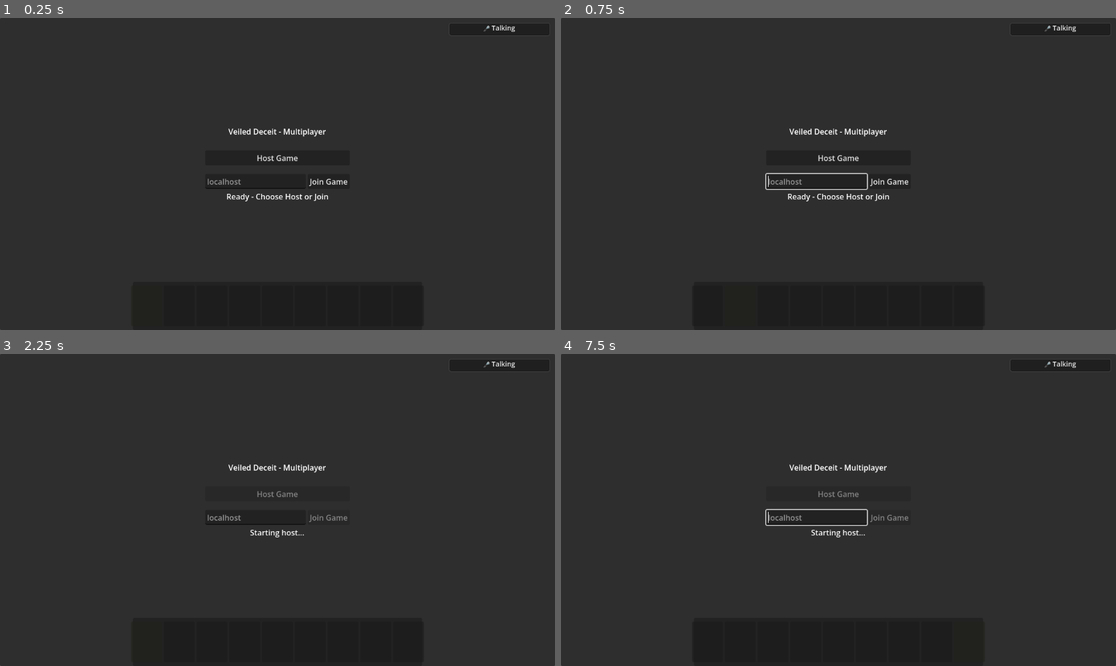
Above: before the commit, frames 1-4 (two rows, left to right).
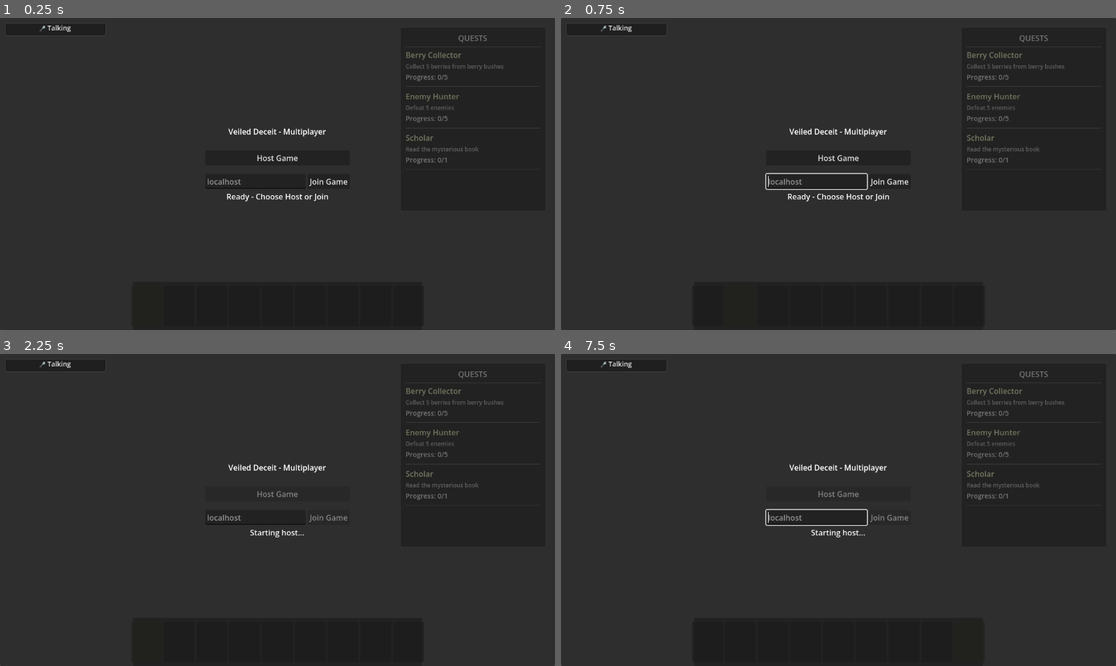
Above: after the commit, the same moments.

Repository: joelkarn/veiled-deceit
Game: Godot game, scene res://scenes/main.tscn
Two runs of this game, one before a commit and one after it. Both use one fixed random seed, a clock stepped at 60 frames per second and the inputs below.
Inputs (mouse positions are in pixels of both pictures, inside the frame that each line leads up to):
- Up to frame 1 (0.25 s): no input
- Up to frame 2 (0.75 s): click (816, 180) at 0.52 s; type "12" at 0.6 s
- Up to frame 3 (2.25 s): click (144, 641) at 1.27 s; click "Host Game" at 2 s
- Up to frame 4 (7.5 s): move the mouse to (960, 494) at 2.77 s; press the mouse at (960, 494) at 2.78 s; hold D (right) 2.78-3.5 s; release the mouse at (960, 494) at 3.5 s; drag from (727, 525) to (810, 572) at 3.52 s; move the mouse to (894, 441) at 4.27 s; hold D (right) 4.28-5 s; hold E (interact) 4.28-5 s; click (894, 441) at 4.55 s; drag from (810, 572) to (672, 463) at 5.02 s; move the mouse to (1005, 556) at 5.77 s; hold A (left) 5.78-6.5 s; hold Shift 5.78-6.5 s; click (1005, 556) at 6.05 s; drag from (672, 463) to (755, 432) at 6.52 s; move the mouse to (866, 510) at 7.27 s; press the mouse at (866, 510) at 7.28 s; hold S (backward) from 7.28 s (still down); tap 9 at 7.35 s

The runs differ from the first frame. In frame 1, 0.6% of the frame differs, in the area x 7-99%, y 2-47%; in frame 2, 0.6%; in frame 3, 0.6%; in frame 4, 0.6%.

Commit message:
#14 Add quests

Diff:
--- a/project.godot
+++ b/project.godot
@@ -24,6 +24,7 @@
 InventoryManager="*res://scripts/inventory_manager.gd"
 HarvestUIManager="*res://scripts/harvest_ui_manager.gd"
 VoiceManager="*res://scripts/voice_manager.gd"
+QuestManager="*res://scripts/quest_manager.gd"
 
 [input]
 
--- a/resources/items/axe.tres
+++ b/resources/items/axe.tres
@@ -11,6 +11,6 @@
 description = "A heavy woodcutting axe. Deals high damage but swings slowly."
 icon = ExtResource("2_icon")
 max_stack = 1
-damage = 20.0
+damage = 200.0
 attack_speed = 0.67
 range = 2.5
--- /dev/null
+++ b/resources/quests/collect_berries.tres
@@ -0,0 +1,13 @@
+[gd_resource type="Resource" script_class="QuestData" load_steps=2 format=3]
+
+[ext_resource type="Script" path="res://scripts/quest_data.gd" id="1"]
+
+[resource]
+script = ExtResource("1")
+quest_id = "collect_berries"
+quest_name = "Berry Collector"
+description = "Collect 5 berries from berry bushes"
+goal = 5
+current_progress = 0
+is_completed = false
+quest_type = 0
--- /dev/null
+++ b/resources/quests/kill_enemies.tres
@@ -0,0 +1,13 @@
+[gd_resource type="Resource" script_class="QuestData" load_steps=2 format=3]
+
+[ext_resource type="Script" path="res://scripts/quest_data.gd" id="1"]
+
+[resource]
+script = ExtResource("1")
+quest_id = "kill_enemies"
+quest_name = "Enemy Hunter"
+description = "Defeat 5 enemies"
+goal = 5
+current_progress = 0
+is_completed = false
+quest_type = 1
--- /dev/null
+++ b/resources/quests/read_book.tres
@@ -0,0 +1,13 @@
+[gd_resource type="Resource" script_class="QuestData" load_steps=2 format=3]
+
+[ext_resource type="Script" path="res://scripts/quest_data.gd" id="1"]
+
+[resource]
+script = ExtResource("1")
+quest_id = "read_book"
+quest_name = "Scholar"
+description = "Read the mysterious book"
+goal = 1
+current_progress = 0
+is_completed = false
+quest_type = 2
--- a/scenes/main.tscn
+++ b/scenes/main.tscn
@@ -21,6 +21,7 @@
 [ext_resource type="PackedScene" uid="uid://book_ui_scene" path="res://scenes/ui/book_ui.tscn" id="21_book_ui"]
 [ext_resource type="PackedScene" uid="uid://sign_scene" path="res://scenes/sign.tscn" id="22_sign"]
 [ext_resource type="PackedScene" uid="uid://sign_ui_scene" path="res://scenes/ui/sign_ui.tscn" id="23_sign_ui"]
+[ext_resource type="PackedScene" uid="uid://quest_log_scene" path="res://scenes/ui/quest_log.tscn" id="24_quest_log"]
 
 [sub_resource type="ProceduralSkyMaterial" id="ProceduralSkyMaterial_oulvc"]
 sky_horizon_color = Color(0.64625, 0.65575, 0.67075, 1)
@@ -168,3 +169,8 @@
 layer = 13
 
 [node name="SignUI" parent="UILayers/SignUILayer" instance=ExtResource("23_sign_ui")]
+
+[node name="QuestLogLayer" type="CanvasLayer" parent="UILayers"]
+layer = 2
+
+[node name="QuestLog" parent="UILayers/QuestLogLayer" instance=ExtResource("24_quest_log")]
--- /dev/null
+++ b/scenes/ui/quest_log.tscn
@@ -0,0 +1,56 @@
+[gd_scene load_steps=2 format=3 uid="uid://quest_log_scene"]
+
+[ext_resource type="Script" path="res://scripts/quest_log.gd" id="1"]
+
+[node name="QuestLog" type="Control"]
+layout_mode = 3
+anchors_preset = 1
+anchor_left = 1.0
+anchor_right = 1.0
+offset_left = -320.0
+offset_top = 20.0
+offset_right = -20.0
+offset_bottom = 400.0
+grow_horizontal = 0
+mouse_filter = 2
+script = ExtResource("1")
+
+[node name="Panel" type="Panel" parent="."]
+layout_mode = 1
+anchors_preset = 15
+anchor_right = 1.0
+anchor_bottom = 1.0
+grow_horizontal = 2
+grow_vertical = 2
+
+[node name="MarginContainer" type="MarginContainer" parent="Panel"]
+layout_mode = 1
+anchors_preset = 15
+anchor_right = 1.0
+anchor_bottom = 1.0
+grow_horizontal = 2
+grow_vertical = 2
+theme_override_constants/margin_left = 10
+theme_override_constants/margin_top = 10
+theme_override_constants/margin_right = 10
+theme_override_constants/margin_bottom = 10
+
+[node name="VBoxContainer" type="VBoxContainer" parent="Panel/MarginContainer"]
+layout_mode = 2
+
+[node name="TitleLabel" type="Label" parent="Panel/MarginContainer/VBoxContainer"]
+layout_mode = 2
+text = "QUESTS"
+horizontal_alignment = 1
+
+[node name="HSeparator" type="HSeparator" parent="Panel/MarginContainer/VBoxContainer"]
+layout_mode = 2
+
+[node name="ScrollContainer" type="ScrollContainer" parent="Panel/MarginContainer/VBoxContainer"]
+layout_mode = 2
+size_flags_vertical = 3
+
+[node name="QuestList" type="VBoxContainer" parent="Panel/MarginContainer/VBoxContainer/ScrollContainer"]
+layout_mode = 2
+size_flags_horizontal = 3
+size_flags_vertical = 3
--- a/scripts/berry_bush.gd
+++ b/scripts/berry_bush.gd
@@ -129,6 +129,11 @@
 	if success:
 		print("BerryBush: Player ", player_id, " harvested ", berries_per_harvest, " berries")
 
+		# Track quest progress for berry collection (only for the host if they're the harvester)
+		var local_player_id = multiplayer.get_unique_id()
+		if player_id == local_player_id and QuestManager:
+			QuestManager.add_progress_by_type(QuestData.QuestType.COLLECT_BERRIES, berries_per_harvest)
+
 		# Play success sound (test audio system)
 		_play_pickup_sound()
 
@@ -138,7 +143,6 @@
 		harvest_progress = 0.0
 
 		# Hide UI for local player (host) if they were harvesting
-		var local_player_id = multiplayer.get_unique_id()
 		if player_id == local_player_id:
 			var harvest_ui = get_node_or_null("/root/HarvestUIManager")
 			if harvest_ui:
@@ -146,7 +150,7 @@
 
 		update_appearance()
 		rpc("sync_bush_state", false)
-		rpc("sync_harvest_completed")
+		rpc("sync_harvest_completed", player_id, berries_per_harvest)
 
 		# Start respawn timer
 		await get_tree().create_timer(respawn_time).timeout
@@ -215,9 +219,14 @@
 		harvest_ui.cancel_harvest_ui()
 
 @rpc("authority", "call_remote", "reliable")
-func sync_harvest_completed() -> void:
+func sync_harvest_completed(harvester_id: int, berries_count: int) -> void:
 	is_being_harvested = false
 	harvest_progress = 0.0
+
+	# Track quest progress only for the player who harvested
+	var local_player_id = multiplayer.get_unique_id()
+	if harvester_id == local_player_id and QuestManager:
+		QuestManager.add_progress_by_type(QuestData.QuestType.COLLECT_BERRIES, berries_count)
 
 	# Hide UI for local player
 	var harvest_ui = get_node_or_null("/root/HarvestUIManager")
--- a/scripts/enemy.gd
+++ b/scripts/enemy.gd
@@ -7,6 +7,7 @@
 
 var original_material: StandardMaterial3D
 var is_flashing := false
+var last_attacker_id: int = 0  # Track who killed this enemy
 
 func _ready():
 	health = max_health
@@ -31,6 +32,10 @@
 	health -= amount
 	health = max(0, health)  # Clamp to 0
 	print("Enemy took ", amount, " damage. Health: ", health)
+
+	# Track the last attacker
+	if attacker_id > 0:
+		last_attacker_id = attacker_id
 
 	# Sync health to all clients
 	sync_health()
@@ -77,12 +82,22 @@
 	if not multiplayer.is_server():
 		return
 
-	print("Enemy died!")
+	print("Enemy died! Killed by player: ", last_attacker_id)
 
-	# Broadcast death to all clients
-	rpc("sync_enemy_death")
+	# Track quest progress for the host (if they killed it)
+	var local_player_id = multiplayer.get_unique_id()
+	if last_attacker_id == local_player_id and QuestManager:
+		QuestManager.add_progress_by_type(QuestData.QuestType.KILL_ENEMIES, 1)
+
+	# Broadcast death to all clients with the attacker ID
+	rpc("sync_enemy_death", last_attacker_id)
 	queue_free()
 
 @rpc("authority", "call_remote", "reliable")
-func sync_enemy_death() -> void:
+func sync_enemy_death(attacker_id: int) -> void:
+	# Track quest progress only for the player who killed this enemy
+	var local_player_id = multiplayer.get_unique_id()
+	if attacker_id == local_player_id and QuestManager:
+		QuestManager.add_progress_by_type(QuestData.QuestType.KILL_ENEMIES, 1)
+
 	queue_free()
--- a/scripts/player.gd
+++ b/scripts/player.gd
@@ -649,7 +649,10 @@
 	if body.has_method("take_damage"):
 		if multiplayer.is_server():
 			# Host processes damage directly
-			body.take_damage(AUTO_ATTACK_DAMAGE, player_id)
+			var damage = AUTO_ATTACK_DAMAGE
+			if equipped_weapon_data:
+				damage = equipped_weapon_data.damage
+			body.take_damage(damage, player_id)
 		else:
 			# Client sends damage request to host
 			var network_manager = get_tree().current_scene.get_node_or_null("NetworkManager")
@@ -667,7 +670,10 @@
 					# It's an enemy or other object - use its node name directly
 					body_name = body.name
 
-				network_manager.rpc_id(1, "process_damage_request", player_id, body_name, body_peer_id, AUTO_ATTACK_DAMAGE)
+				var damage = AUTO_ATTACK_DAMAGE
+				if equipped_weapon_data:
+					damage = equipped_weapon_data.damage
+				network_manager.rpc_id(1, "process_damage_request", player_id, body_name, body_peer_id, damage)
 
 # ----------------------------
 # Debug mesh for the hitbox
@@ -1222,6 +1228,10 @@
 	# Show the book UI with the book data
 	book_ui.show_book(equipped_item_data)
 
+	# Track quest progress for reading the book
+	if QuestManager:
+		QuestManager.add_progress_by_type(QuestData.QuestType.READ_BOOK, 1)
+
 	print("Started reading book: ", equipped_item_data.item_name)
 
 func _stop_reading_book() -> void:
--- /dev/null
+++ b/scripts/quest_data.gd
@@ -0,0 +1,39 @@
+extends Resource
+class_name QuestData
+
+## Quest data resource defining a quest
+
+@export var quest_id: String = ""
+@export var quest_name: String = ""
+@export_multiline var description: String = ""
+@export var goal: int = 1  # How many to complete (e.g., 5 berries, 5 enemies)
+@export var current_progress: int = 0
+@export var is_completed: bool = false
+
+## Quest types for tracking
+enum QuestType {
+	COLLECT_BERRIES,
+	KILL_ENEMIES,
+	READ_BOOK,
+	OTHER
+}
+
+@export var quest_type: QuestType = QuestType.OTHER
+
+func get_progress_text() -> String:
+	if is_completed:
+		return "✓ Completed"
+	return str(current_progress) + "/" + str(goal)
+
+func add_progress(amount: int = 1) -> void:
+	if is_completed:
+		return
+
+	current_progress += amount
+	if current_progress >= goal:
+		current_progress = goal
+		is_completed = true
+
+func reset() -> void:
+	current_progress = 0
+	is_completed = false
--- /dev/null
+++ b/scripts/quest_log.gd
@@ -0,0 +1,95 @@
+extends Control
+
+## Quest Log UI - displays active quests
+
+@onready var quest_list: VBoxContainer = $Panel/MarginContainer/VBoxContainer/ScrollContainer/QuestList
+
+func _ready() -> void:
+	# Connect to quest manager signals
+	if QuestManager:
+		QuestManager.quests_changed.connect(_refresh_quests)
+		QuestManager.quest_progress_updated.connect(_on_quest_progress_updated)
+		QuestManager.quest_completed.connect(_on_quest_completed)
+
+	# Initial display
+	_refresh_quests()
+
+func _refresh_quests() -> void:
+	if not quest_list:
+		return
+
+	# Clear existing quest entries
+	for child in quest_list.get_children():
+		child.queue_free()
+
+	# Get active quests
+	var quests = QuestManager.get_active_quests()
+
+	# Create UI for each quest
+	for quest in quests:
+		_create_quest_entry(quest)
+
+func _create_quest_entry(quest: QuestData) -> void:
+	# Create container for this quest
+	var quest_container = VBoxContainer.new()
+	quest_container.name = "Quest_" + quest.quest_id
+
+	# Quest title label
+	var title_label = Label.new()
+	title_label.text = quest.quest_name
+	title_label.add_theme_font_size_override("font_size", 16)
+	if quest.is_completed:
+		title_label.add_theme_color_override("font_color", Color(0.3, 1.0, 0.3))  # Green for completed
+	else:
+		title_label.add_theme_color_override("font_color", Color(1.0, 1.0, 0.8))  # Light yellow for active
+	quest_container.add_child(title_label)
+
+	# Description label
+	var desc_label = Label.new()
+	desc_label.text = quest.description
+	desc_label.add_theme_font_size_override("font_size", 12)
+	desc_label.add_theme_color_override("font_color", Color(0.8, 0.8, 0.8))
+	desc_label.autowrap_mode = TextServer.AUTOWRAP_WORD_SMART
+	quest_container.add_child(desc_label)
+
+	# Progress label
+	var progress_label = Label.new()
+	progress_label.name = "Progress_" + quest.quest_id
+	progress_label.text = "Progress: " + quest.get_progress_text()
+	progress_label.add_theme_font_size_override("font_size", 14)
+	if quest.is_completed:
+		progress_label.add_theme_color_override("font_color", Color(0.3, 1.0, 0.3))
+	else:
+		progress_label.add_theme_color_override("font_color", Color(1.0, 1.0, 1.0))
+	quest_container.add_child(progress_label)
+
+	# Separator
+	var separator = HSeparator.new()
+	separator.add_theme_constant_override("separation", 10)
+	quest_container.add_child(separator)
+
+	quest_list.add_child(quest_container)
+
+func _on_quest_progress_updated(quest_id: String) -> void:
+	# Find and update the progress label for this quest
+	var quest = QuestManager.get_quest(quest_id)
+	if not quest:
+		return
+
+	var progress_label = quest_list.get_node_or_null("Quest_" + quest_id + "/Progress_" + quest_id)
+	if progress_label:
+		progress_label.text = "Progress: " + quest.get_progress_text()
+		if quest.is_completed:
+			progress_label.add_theme_color_override("font_color", Color(0.3, 1.0, 0.3))
+
+	# Update title color if completed
+	if quest.is_completed:
+		var quest_container = quest_list.get_node_or_null("Quest_" + quest_id)
+		if quest_container:
+			var title_label = quest_container.get_child(0) as Label
+			if title_label:
+				title_label.add_theme_color_override("font_color", Color(0.3, 1.0, 0.3))
+
+func _on_quest_completed(quest_id: String) -> void:
+	print("Quest UI: Quest completed! ", quest_id)
+	# The progress update will handle the visual changes
--- /dev/null
+++ b/scripts/quest_manager.gd
@@ -0,0 +1,88 @@
+extends Node
+
+## Quest Manager - manages active quests and tracks progress
+
+signal quest_progress_updated(quest_id: String)
+signal quest_completed(quest_id: String)
+signal quests_changed()
+
+var active_quests: Array[QuestData] = []
+var quest_database: Dictionary = {}
+
+func _ready() -> void:
+	_load_quest_database()
+	_initialize_starter_quests()
+
+## Load all quest resources
+func _load_quest_database() -> void:
+	# For now, we'll register quests manually when they're created
+	# In the future, you could scan a directory for .tres files
+	print("QuestManager: Quest database ready")
+
+## Initialize the three starter quests
+func _initialize_starter_quests() -> void:
+	# Load the three quests from resources
+	var berries_quest = load("res://resources/quests/collect_berries.tres")
+	var enemies_quest = load("res://resources/quests/kill_enemies.tres")
+	var book_quest = load("res://resources/quests/read_book.tres")
+
+	if berries_quest:
+		active_quests.append(berries_quest)
+		quest_database[berries_quest.quest_id] = berries_quest
+
+	if enemies_quest:
+		active_quests.append(enemies_quest)
+		quest_database[enemies_quest.quest_id] = enemies_quest
+
+	if book_quest:
+		active_quests.append(book_quest)
+		quest_database[book_quest.quest_id] = book_quest
+
+	print("QuestManager: Loaded ", active_quests.size(), " starter quests")
+	quests_changed.emit()
+
+## Get all active quests
+func get_active_quests() -> Array[QuestData]:
+	return active_quests
+
+## Add progress to a quest by ID
+func add_quest_progress(quest_id: String, amount: int = 1) -> void:
+	if not quest_database.has(quest_id):
+		print("QuestManager: Quest not found: ", quest_id)
+		return
+
+	var quest = quest_database[quest_id]
+	var was_completed = quest.is_completed
+
+	quest.add_progress(amount)
+	quest_progress_updated.emit(quest_id)
+
+	# Check if newly completed
+	if not was_completed and quest.is_completed:
+		quest_completed.emit(quest_id)
+		print("QuestManager: Quest completed! ", quest.quest_name)
+
+## Add progress based on quest type
+func add_progress_by_type(quest_type: QuestData.QuestType, amount: int = 1) -> void:
+	for quest in active_quests:
+		if quest.quest_type == quest_type and not quest.is_completed:
+			add_quest_progress(quest.quest_id, amount)
+
+## Check if a quest is completed
+func is_quest_completed(quest_id: String) -> bool:
+	if quest_database.has(quest_id):
+		return quest_database[quest_id].is_completed
+	return false
+
+## Get quest by ID
+func get_quest(quest_id: String) -> QuestData:
+	if quest_database.has(quest_id):
+		return quest_database[quest_id]
+	return null
+
+## Reset all quests (for testing)
+func reset_all_quests() -> void:
+	for quest in active_quests:
+		quest.reset()
+	quests_changed.emit()
+	print("QuestManager: All quests reset")
--- a/scripts/voice_manager.gd
+++ b/scripts/voice_manager.gd
@@ -381,16 +381,16 @@
 	canvas_layer.layer = 100
 	get_tree().root.add_child(canvas_layer)
 
-	# Create container for the list (top-right corner)
+	# Create container for the list (top-left corner)
 	var panel = PanelContainer.new()
-	panel.set_anchors_preset(Control.PRESET_TOP_RIGHT)
-	panel.anchor_left = 1.0
+	panel.set_anchors_preset(Control.PRESET_TOP_LEFT)
+	panel.anchor_left = 0.0
 	panel.anchor_top = 0.0
-	panel.anchor_right = 1.0
+	panel.anchor_right = 0.0
 	panel.anchor_bottom = 0.0
-	panel.offset_left = -220
+	panel.offset_left = 10
 	panel.offset_top = 10
-	panel.offset_right = -10
+	panel.offset_right = 220
 	panel.offset_bottom = 10
 	panel.mouse_filter = Control.MOUSE_FILTER_IGNORE
 
Not shown, added: scripts/quest_data.gd.uid
Not shown, added: scripts/quest_log.gd.uid
Not shown, added: scripts/quest_manager.gd.uid
